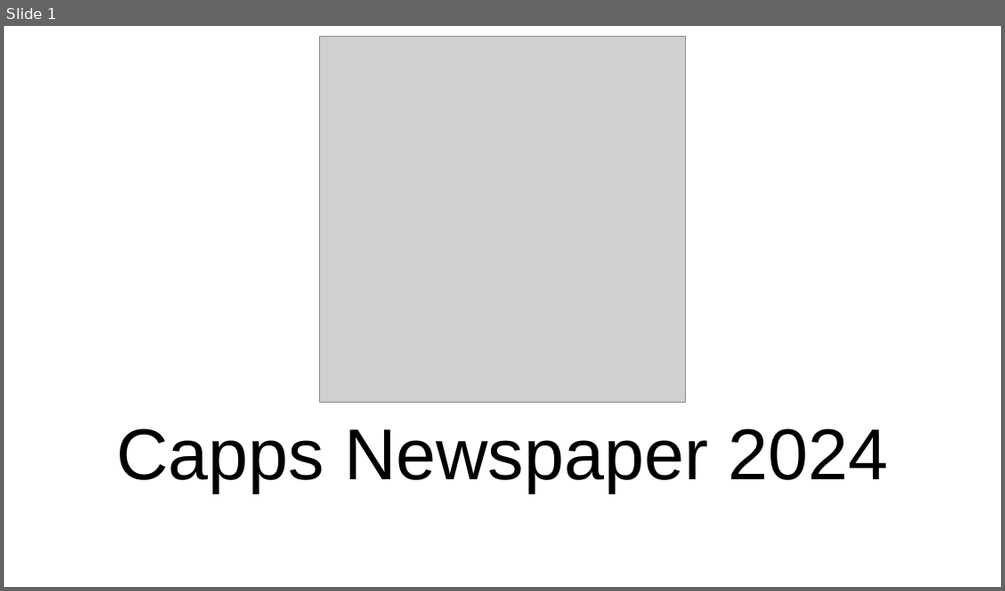
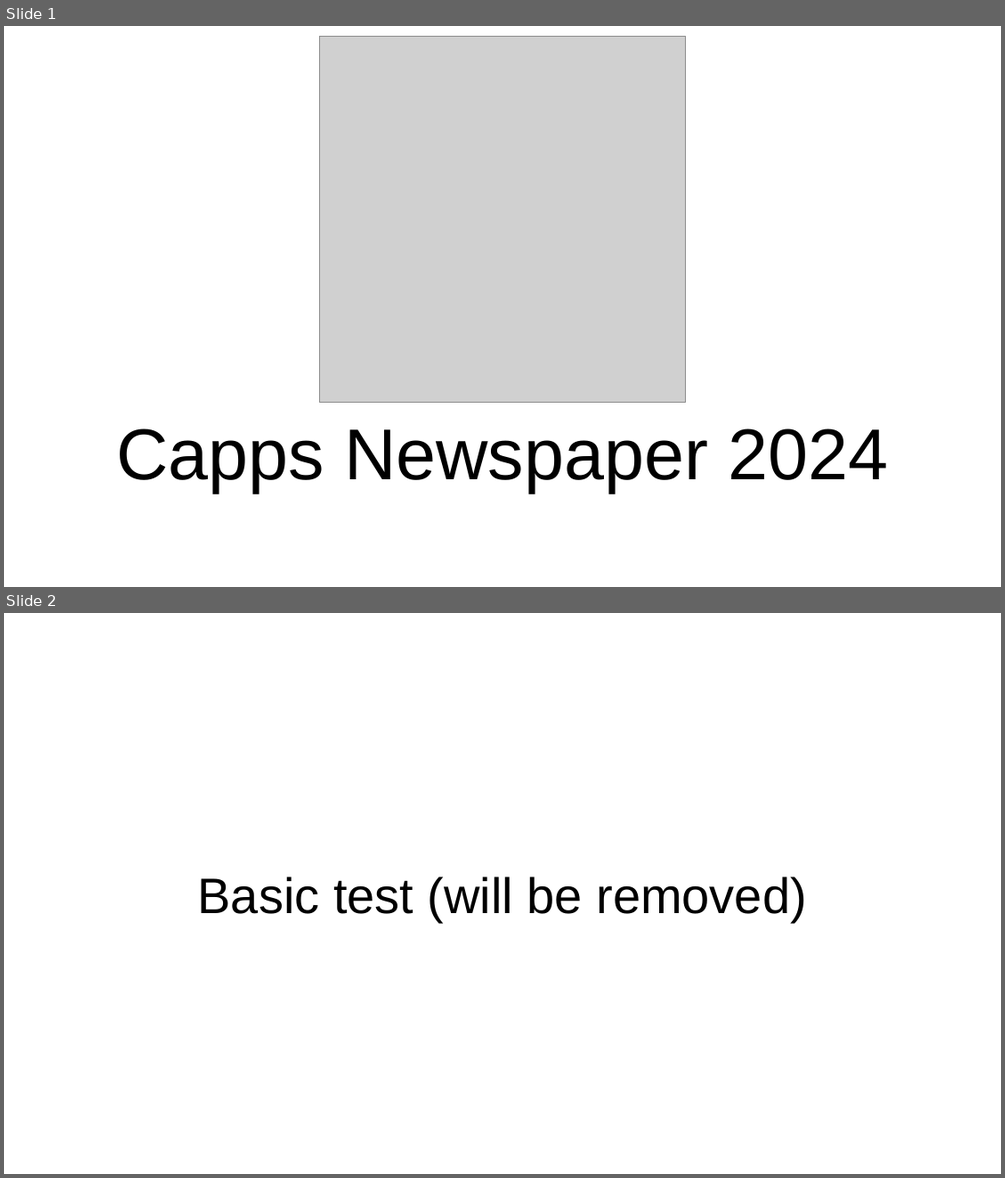
Before and after one commit to WAB2024/Capps-MS-2024-newspaper, a slide deck: Capps Newspaper.pptx. Shown one above the other, each under a label of ours: slide 1 before the commit, slides 1 and 2 after it. The pictures are 1005x591 and 1005x1178 pixels, drawn with LibreOffice and Linux fonts; fonts in the diff are those of the drawing; grey boxes stand for pictures. Boxes give left, top, right and bottom in pixels: in the first picture for what was removed or moved away, otherwise in the second. Text is boxed around its words. In the diff, an @@ line names an element or a change of style, - is before the commit and + after.

Commit message:
test

```diff
--- a/Capps Newspaper.pptx
+++ b/Capps Newspaper.pptx
@@ slide 2 added at (x1=4, y1=613, x2=1001, y2=1174), background #FFFFFF @@
@@ title added at (x1=198, y1=876, x2=806, y2=922), 36 pt, text #000000 @@
+Basic test (will be removed)
```
